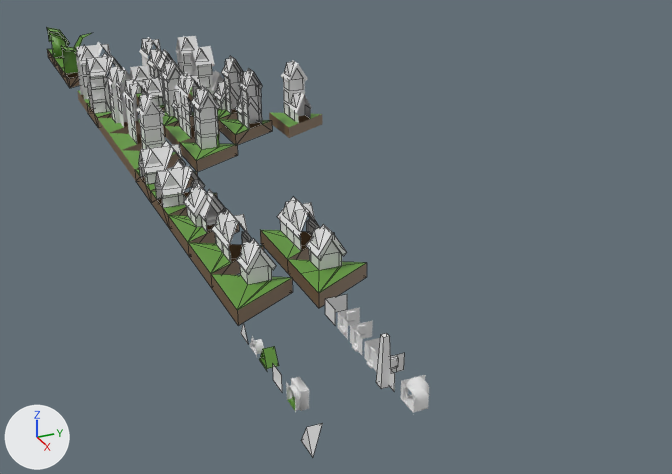
An edit to the FBX model Peces/Tiles/Models/Cases.fbx, drawn before and after from the same camera.
Both versions are drawn from a 50 mm camera at (-2.62, -10.64, 5.12) aimed at (-15.92, -4.66, -1.53). The lights are fixed; the arrows at lower left show +X, +Y and +Z. Mesh edges are drawn as thin lines on the coarser meshes. Where no turn or scale is listed for an object, it has been applied to the vertices.

Objects in the first picture: 'Casa_Adossada_EE', 'Casa_Adossada_Simetrica_DE', 'Casa_Adossada_Simetrica_ED', 'Casa_Cantonera_D', 'Casa_Cantonera_E', 'Casa_Interseccio_EDE', 'Casa_Interseccio_EEE', 'Casa_to_Pis_Simetric_DE', 'Casa_to_Pis_Simetric_ED', 'Pis_Adossat_EE', 'Pis_Cantonada_E', 'Pis_Interseccio_PE_PE_PE'.
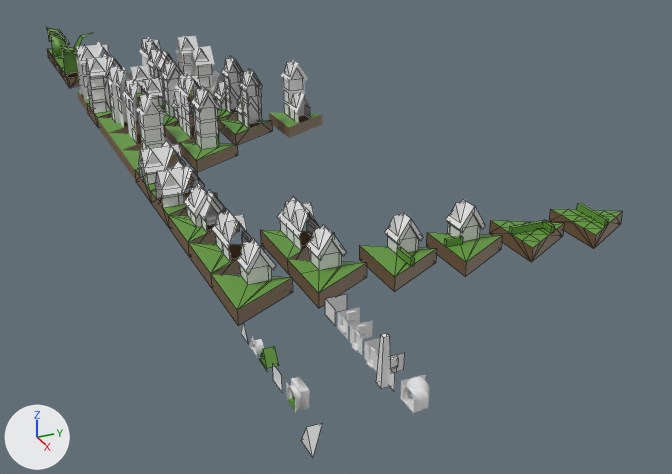
Boxes (x1, y1, x2, y2) around the edits, measured in the pictures (672 x 474 px):
'Casa_Cantonera_D.005', added: after (359, 212, 437, 292)
'Casa_Cantonera_E.002', added: after (426, 199, 502, 276)
'Terra_01.140', added: after (489, 220, 564, 262)
'Terra_01.145', added: after (549, 203, 622, 249)
'DetallCantonada.016', added: after (388, 237, 416, 254)
'DetallCantonada.015', added: after (449, 225, 478, 241)
'DetallTeulada.048', added: after (389, 214, 403, 235)
'DetallTeulada.047', added: after (450, 202, 465, 221)
'DetallAltell.004', added: after (403, 227, 417, 239)
'DetallAltell.003', added: after (466, 215, 479, 227)

The change in detail:
Mesh me_cube_001 is new.
It is a copy of me_cube_008.
Mesh me_malla_013 is new.
It has 37 vertices, 32 faces and spans x -0.5..0.5, y -0.2..0.5, z 0.0..0.866.
Faces by material slot: [11, 6, 3, 12].
It uses material mat_terra_001 (green #62993b).
It uses material mat_sota_terra_001 (brown #72593a).
It uses material mat_paret (white #e7e7e7).
It uses material mat_teulada (white #e7e7e7).
Mesh me_malla_044 is new.
It has 36 vertices, 48 faces and spans x -0.5..0.5, y -0.874..0.0, z -0.2..0.1.
Faces by material slot: [32, 16].
It uses material mat_terra_001 (green #62993b).
It uses material mat_sota_terra_001 (brown #72593a).
Mesh me_malla_017 is new.
It has 40 vertices, 34 faces and spans x -0.5..0.5, y -0.2..0.5, z 0.0..0.867.
Faces by material slot: [12, 6, 4, 12].
It uses material mat_terra_001 (green #62993b).
It uses material mat_sota_terra_001 (brown #72593a).
It uses material mat_paret (white #e7e7e7).
It uses material mat_teulada (white #e7e7e7).
Mesh me_malla_042 is new.
It is a copy of me_malla_014.
Mesh me_malla_045 is new.
It has 28 vertices, 42 faces and spans x -0.5..0.5, y -0.866..0.0, z -0.2..0.1.
Faces by material slot: [26, 16].
It uses material mat_terra_001 (green #62993b).
It uses material mat_sota_terra_001 (brown #72593a).
Mesh me_malla_043 is new.
It is a copy of me_malla_008.
Object 'DetallTeulada.048' (ob_detallteulada_048) is new; it shows me_cube_001.
Its parent is ob_casa_cantonera_d_005.
Its location is (-0.18, 0.5, 0.397).
Its rotation in degrees is (0, -90, 0).
Object 'Casa_Cantonera_D.005' (ob_casa_cantonera_d_005) is new; it shows me_malla_013.
Its location is (-12.0, -5.0, 0.0).
Its rotation in degrees is (90, 0, 0).
Object 'Terra_01.140' (ob_terra_01_140) is new; it shows me_malla_044.
Its location is (-12.0, -3.0, 0.0).
Object 'Casa_Cantonera_E.002' (ob_casa_cantonera_e_002) is new; it shows me_malla_017.
Its location is (-12.0, -4.0, 0.0).
Its rotation in degrees is (90, 0, 0).
Object 'DetallAltell.004' (ob_detallaltell_004) is new; it shows me_malla_042.
Its parent is ob_casa_cantonera_d_005.
Its location is (-0.05, 0.2, 0.517).
Object 'DetallTeulada.047' (ob_detallteulada_047) is new; it shows me_cube_001.
Its parent is ob_casa_cantonera_e_002.
Its location is (-0.218, 0.497, 0.465).
Its rotation in degrees is (0, -90, 0).
Object 'Terra_01.145' (ob_terra_01_145) is new; it shows me_malla_045.
Its location is (-12.0, -2.0, 0.0).
Object 'DetallAltell.003' (ob_detallaltell_003) is new; it shows me_malla_042.
Its parent is ob_casa_cantonera_e_002.
Its location is (-0.05, 0.2, 0.593).
Object 'DetallCantonada.016' (ob_detallcantonada_016) is new; it shows me_malla_043.
Its parent is ob_casa_cantonera_d_005.
Its location is (-0.05, 0.0, 0.547).
Object 'DetallCantonada.015' (ob_detallcantonada_015) is new; it shows me_malla_043.
Its parent is ob_casa_cantonera_e_002.
Its location is (-0.05, 0.0, 0.623).
